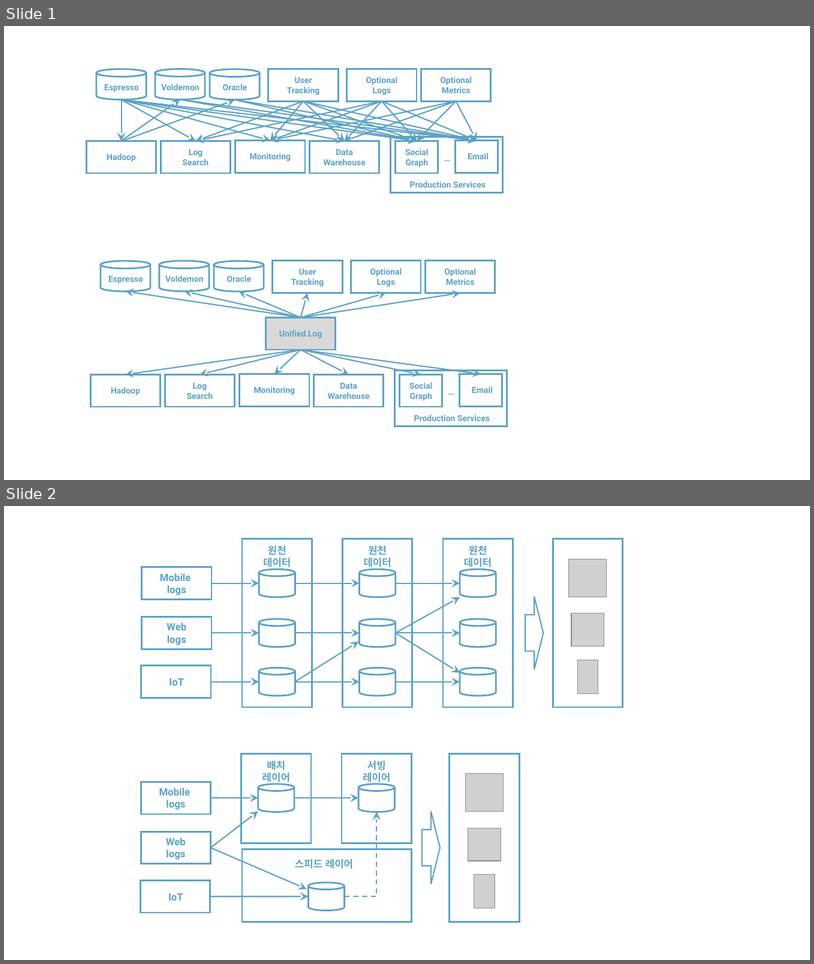
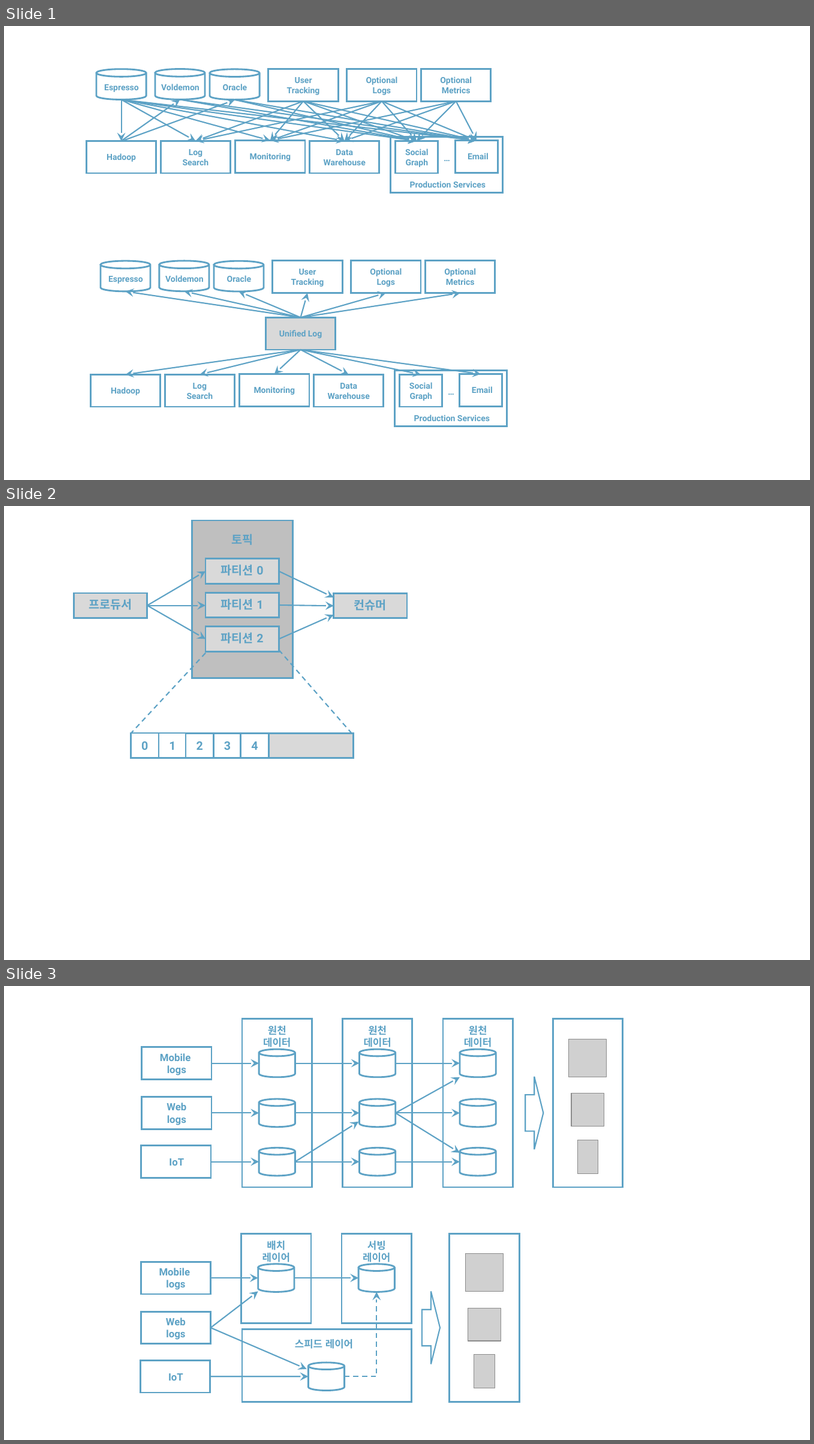
Before and after one commit to rudaks-han/book-summary, a slide deck: 아파치카프카_with자바/ref/프레젠테이션1.pptx. Shown one above the other, each under a label of ours: slides 1 and 2 before the commit, slides 1, 2 and 3 after it. The pictures are 814x964 and 814x1444 pixels, drawn with LibreOffice and Linux fonts; fonts in the diff are those of the drawing; grey boxes stand for pictures. Boxes give left, top, right and bottom in pixels: in the first picture for what was removed or moved away, otherwise in the second. Text is boxed around its words. In the diff, an @@ line names an element or a change of style, - is before the commit and + after.

```diff
--- a/아파치카프카_with자바/ref/프레젠테이션1.pptx
+++ b/아파치카프카_with자바/ref/프레젠테이션1.pptx
@@ slide 2 added at [4, 506, 810, 960], background #FFFFFF @@
@@ rectangle added at [192, 520, 293, 678], fill #BFBFBF, outline #5DA2C5 2 pt @@
@@ text added at [231, 534, 253, 545], 14 pt, text #5DA2C5, bold @@
+토픽
@@ rectangle added at [206, 559, 279, 583], fill #D9D9D9, outline #5DA2C5 2 pt @@
@@ arrow added from (147, 605) to (206, 571), #5DA2C5 1.5 pt @@
@@ text added at [221, 564, 263, 576], 14 pt, text #5DA2C5, bold @@
+파티션 0
@@ arrow added from (279, 571) to (333, 597), #5DA2C5 1.5 pt @@
@@ rectangle added at [74, 593, 147, 618], fill #D9D9D9, outline #5DA2C5 2 pt @@
@@ rectangle added at [206, 592, 279, 618], fill #D9D9D9, outline #5DA2C5 2 pt @@
@@ rectangle added at [333, 593, 407, 618], fill #D9D9D9, outline #5DA2C5 2 pt @@
@@ text added at [89, 598, 132, 610], 14 pt, text #5DA2C5, bold @@
+프로듀서
@@ arrow added from (147, 605) to (206, 605), #5DA2C5 1.5 pt @@
@@ arrow added from (147, 605) to (206, 639), #5DA2C5 1.5 pt @@
@@ text added at [221, 598, 263, 610], 14 pt, text #5DA2C5, bold @@
+파티션 1
@@ arrow added from (279, 605) to (333, 606), #5DA2C5 1.5 pt @@
@@ text added at [354, 599, 387, 610], 14 pt, text #5DA2C5, bold @@
+컨슈머
@@ rectangle added at [206, 627, 279, 651], fill #D9D9D9, outline #5DA2C5 2 pt @@
@@ arrow added from (279, 639) to (333, 615), #5DA2C5 1.5 pt @@
@@ text added at [221, 632, 263, 643], 14 pt, text #5DA2C5, bold @@
+파티션 2
@@ line added from (206, 653) to (131, 733), #5DA2C5 1.5 pt dashed @@
@@ line added from (279, 650) to (354, 735), #5DA2C5 1.5 pt dashed @@
@@ group added at [131, 733, 354, 757]: 6 rectangles, 5 texts @@
+0
+1
+2
+3
+4
@@ what was slide 2 is now slide 3 @@
```
Also in this commit, not shown: 2 other files.
